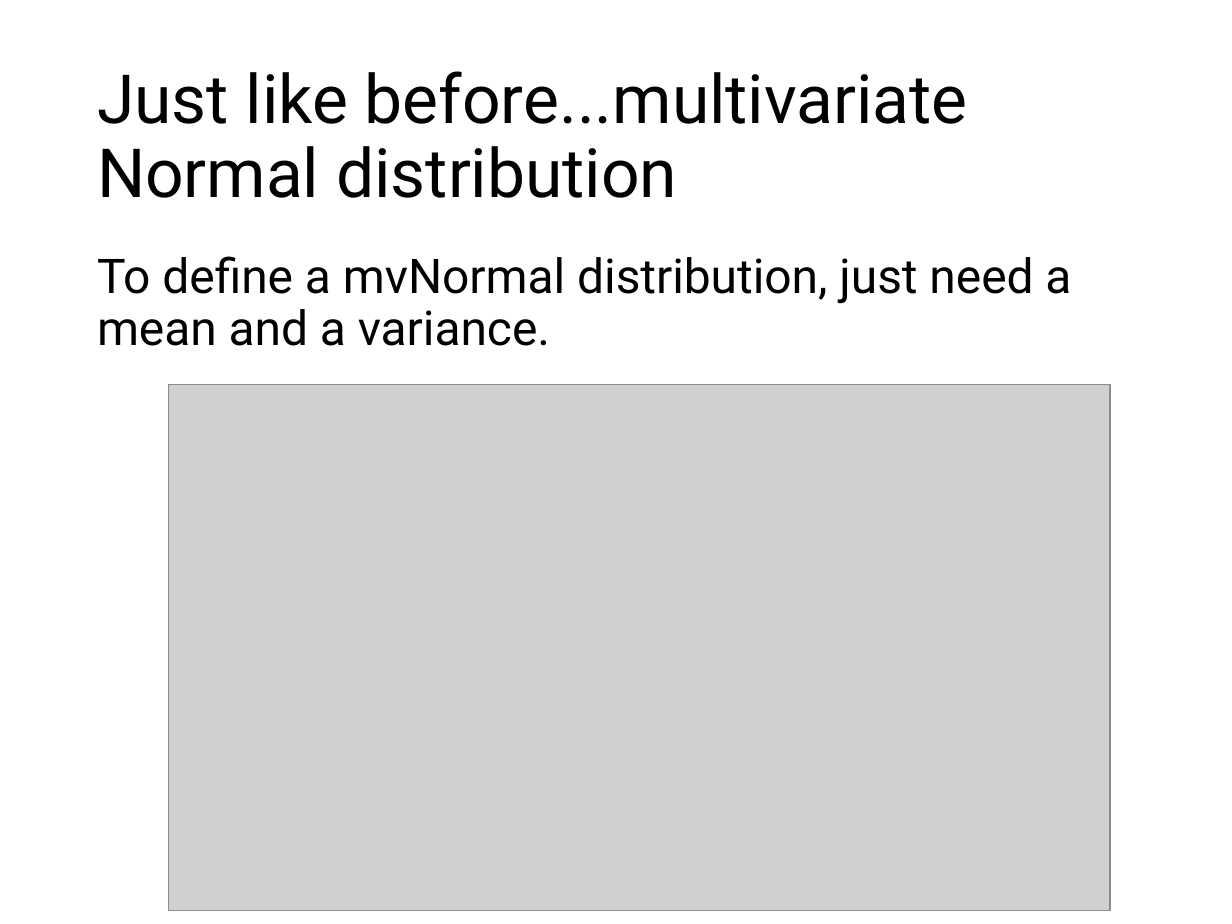
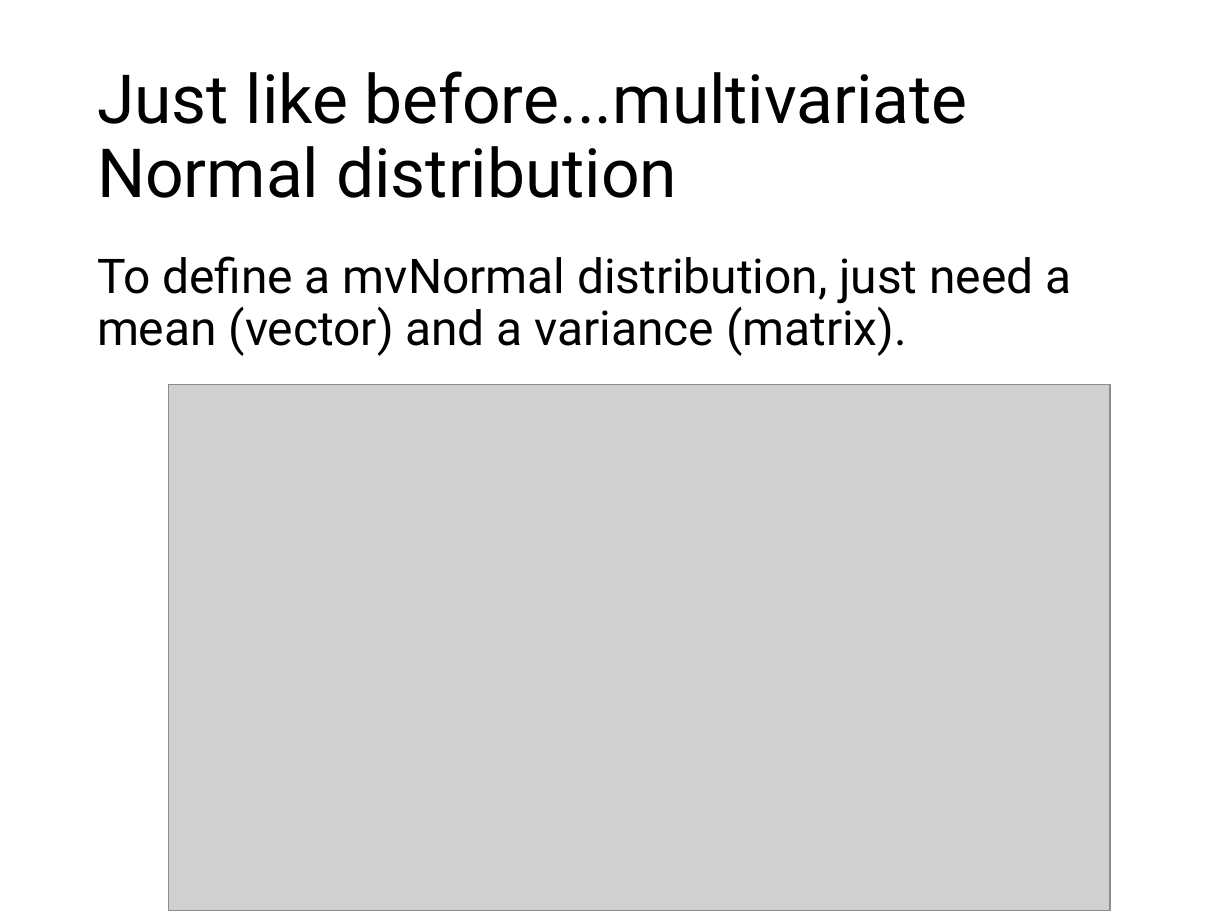
Before and after one commit to uyedaj/macrophy_course, a slide deck: slide 12 of lectures/slides/PGLS&PICs.pptx (slide 11 before the commit). Drawn at 1232x924 pixels with LibreOffice and Linux fonts; fonts in the diff are those of the drawing; grey boxes stand for pictures. Boxes give left, top, right and bottom in pixels: in the first picture for what was removed or moved away, otherwise in the second. Text is boxed around its words. In the diff, an @@ line names an element or a change of style, - is before the commit and + after.

```diff
--- a/lectures/slides/PGLS&PICs.pptx
+++ b/lectures/slides/PGLS&PICs.pptx
@@ text at box(97, 256, 1071, 356): text changed @@
-To define a mvNormal distribution, just need a mean and a variance.
+To define a mvNormal distribution, just need a mean (vector) and a variance (matrix).
```
Also in this commit, not shown: 1 other slide changed, 3 slides added, 2 other files.
